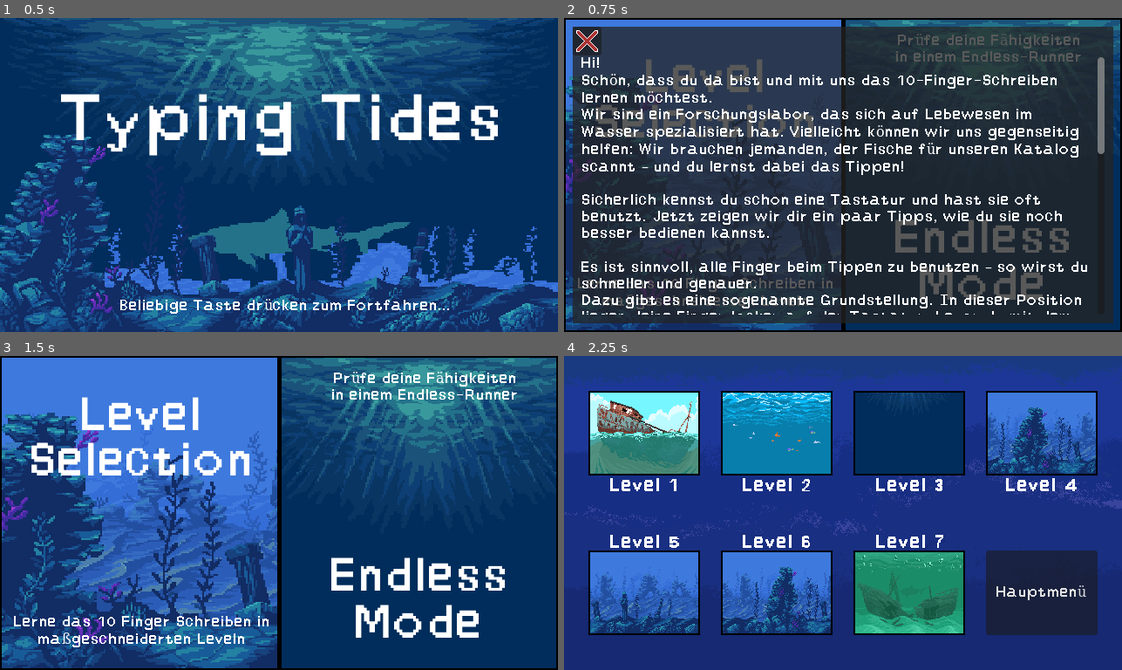
Above: before the commit, frames 1-4 (two rows, left to right).
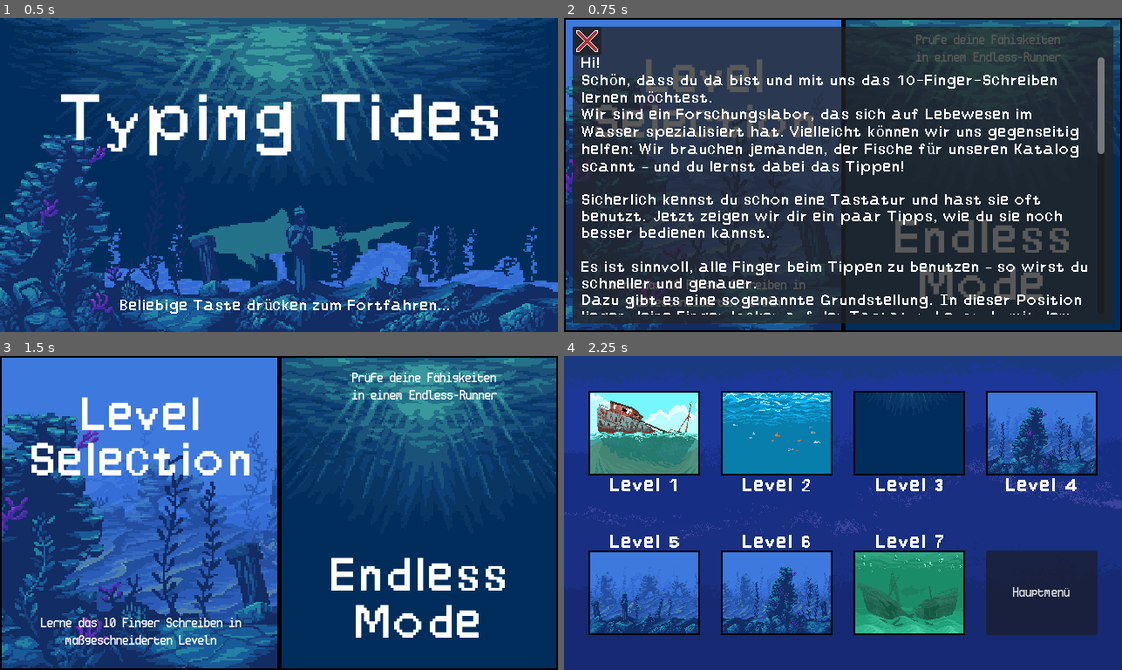
Above: after the commit, the same moments.

Repository: lehmius/typing-tides
Game: Godot game, scene res://scenes/game.tscn
Two runs of this game, one before a commit and one after it. Both use one fixed random seed, a clock stepped at 60 frames per second and the inputs below. The engine's default icon, where the game draws it, is replaced by a stand-in: a white triangle on a blue panel in a dark square.
Inputs (mouse positions are in pixels of both pictures, inside the frame that each line leads up to):
- Up to frame 1 (0.5 s): no input
- Up to frame 2 (0.75 s): tap Enter at 0.5 s; move the mouse to (965, 159) at 0.52 s; click (965, 159) at 0.67 s
- Up to frame 3 (1.5 s): click (22, 377) at 1.25 s
- Up to frame 4 (2.25 s): tap Space at 2 s; move the mouse to (731, 528) at 2.02 s; click (731, 528) at 2.17 s

Frame 1 is identical in both runs. In frame 2, 1.8% of the frame differs, in the area x 2-93%, y 5-93%; in frame 3, 2.5%; in frame 4, 0.3%.

Commit message:
Halved endless runner background speed, added new font

Diff:
--- a/project.godot
+++ b/project.godot
@@ -30,7 +30,7 @@
 
 [gui]
 
-theme/custom_font="uid://84a50x0xbb02"
+theme/custom_font="uid://b1ysps62qst7"
 
 [rendering]
 
--- a/scripts/EndlessBG.gd
+++ b/scripts/EndlessBG.gd
@@ -1,6 +1,6 @@
 extends Control
 
-@export var movementSpeed:int = 50 #Movement speed of the background in pixels/second
+@export var movementSpeed:int = 25 #Movement speed of the background in pixels/second
 
 @onready var bg1:TextureRect=$bg1
 @onready var backgrounds=[bg1]
Binary file added: assets/fonts/Ticketing.ttf
Not shown, added: assets/fonts/Ticketing.ttf.import
